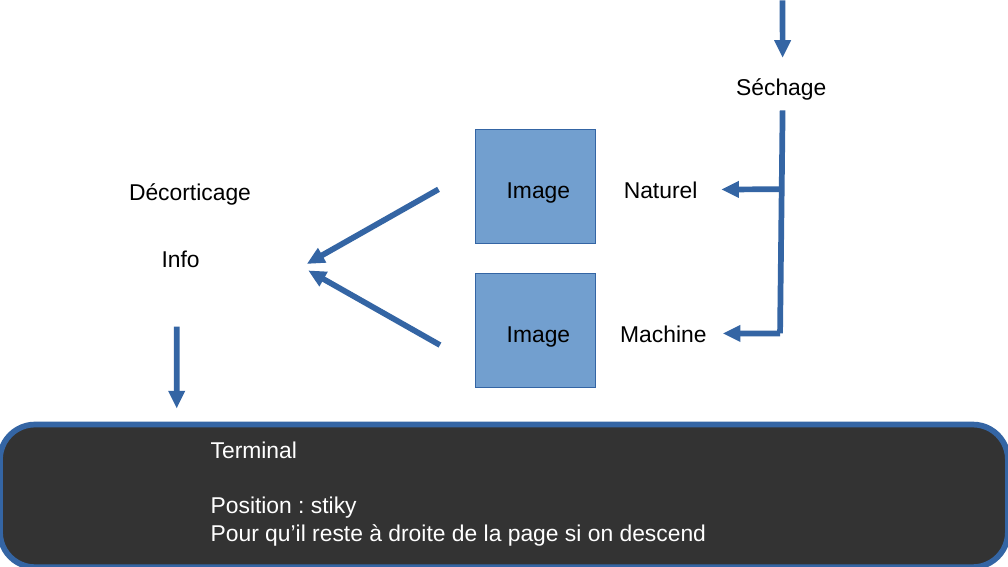
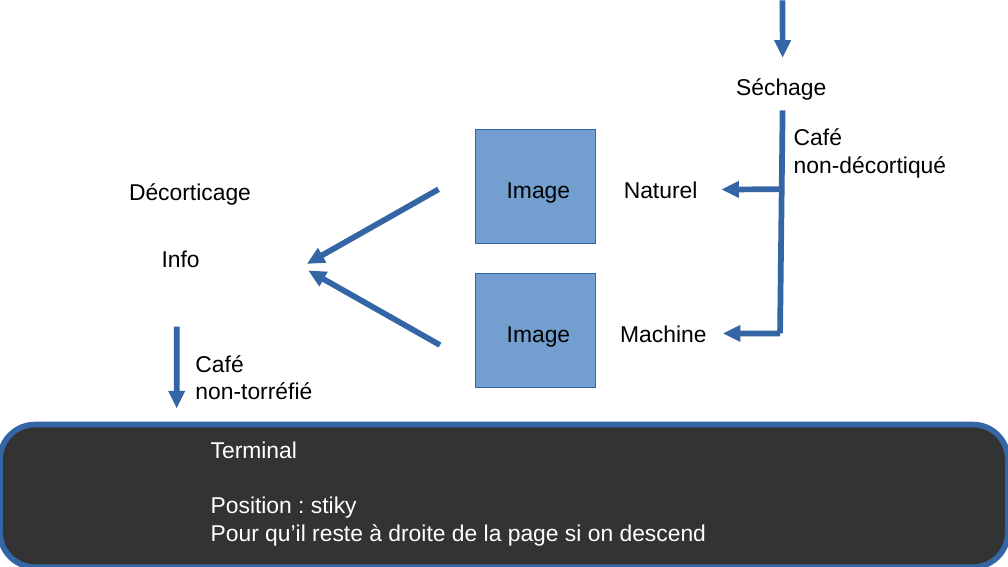
Before and after one commit to certainementalentour/site, a slide deck: slide 2 of SchemaPageFabricationV2.odp. Drawn at 1008x567 pixels with LibreOffice and Linux fonts; fonts in the diff are those of the drawing. Boxes give left, top, right and bottom in pixels: in the first picture for what was removed or moved away, otherwise in the second. Text is boxed around its words. In the diff, an @@ line names an element or a change of style, - is before the commit and + after.

```diff
--- a/SchemaPageFabricationV2.odp
+++ b/SchemaPageFabricationV2.odp
@@ text added at bbox=[794, 128, 946, 178], 18 pt, text #000000 @@
+Café
+non-décortiqué
@@ text added at bbox=[195, 355, 312, 400], 18 pt, text #000000 @@
+Café
+non-torréfié
```
Also in this commit, not shown: 3 other slides changed, 9 other files.
